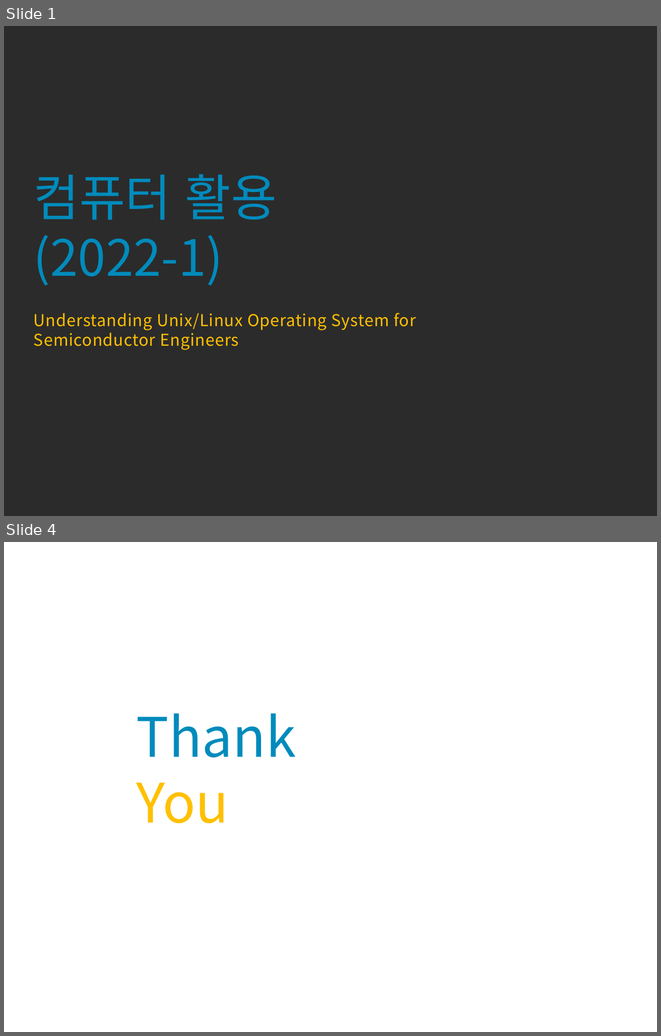
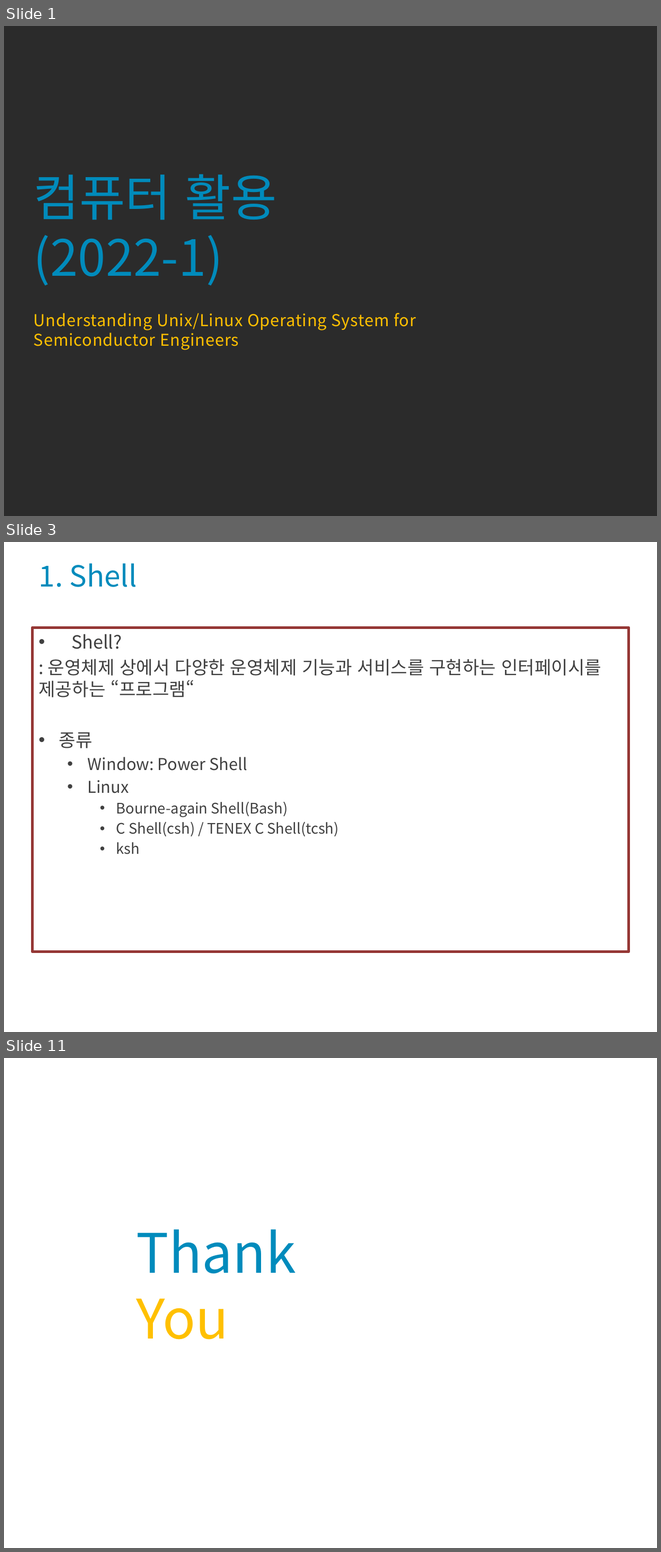
Before and after one commit to codefoolosopher/linuxedu, a slide deck: portfolio/Linux_OS_System_2022_1_s6.pptx. Shown one above the other, each under a label of ours: slides 1 and 4 before the commit, slides 1, 3 and 11 after it; the slides between them are not shown. The pictures are 661x1036 and 661x1552 pixels, drawn with LibreOffice and Linux fonts; fonts in the diff are those of the drawing; background and template pictures are left out; a plain dark background stands for a picture behind light text. Boxes give left, top, right and bottom in pixels: in the first picture for what was removed or moved away, otherwise in the second. Text is boxed around its words. In the diff, an @@ line names an element or a change of style, - is before the commit and + after.

```diff
--- a/portfolio/Linux_OS_System_2022_1_s6.pptx
+++ b/portfolio/Linux_OS_System_2022_1_s6.pptx
@@ slide 3 added at [4,542,657,1032], background picture (left out) @@
@@ title added at [39,563,137,587], 32 pt, text #008BBC @@
+1. Shell
@@ text added at [32,627,628,951], outline #953735 3 pt, 16 pt, text #404040 @@
+• Shell?
+: 운영체제 상에서 다양한 운영체제 기능과 서비스를 구현하는 인터페이시를 제공하는 “프로그램“
+• 종류
+  • Window: Power Shell
+  • Linux
+    • Bourne-again Shell(Bash)
+    • C Shell(csh) / TENEX C Shell(tcsh)
+    • ksh
@@ what was slide 4 is now slide 11 @@
```
Also in this commit, not shown: 1 slide changed, 7 other slides added, 1 slide removed, 1 other file.
